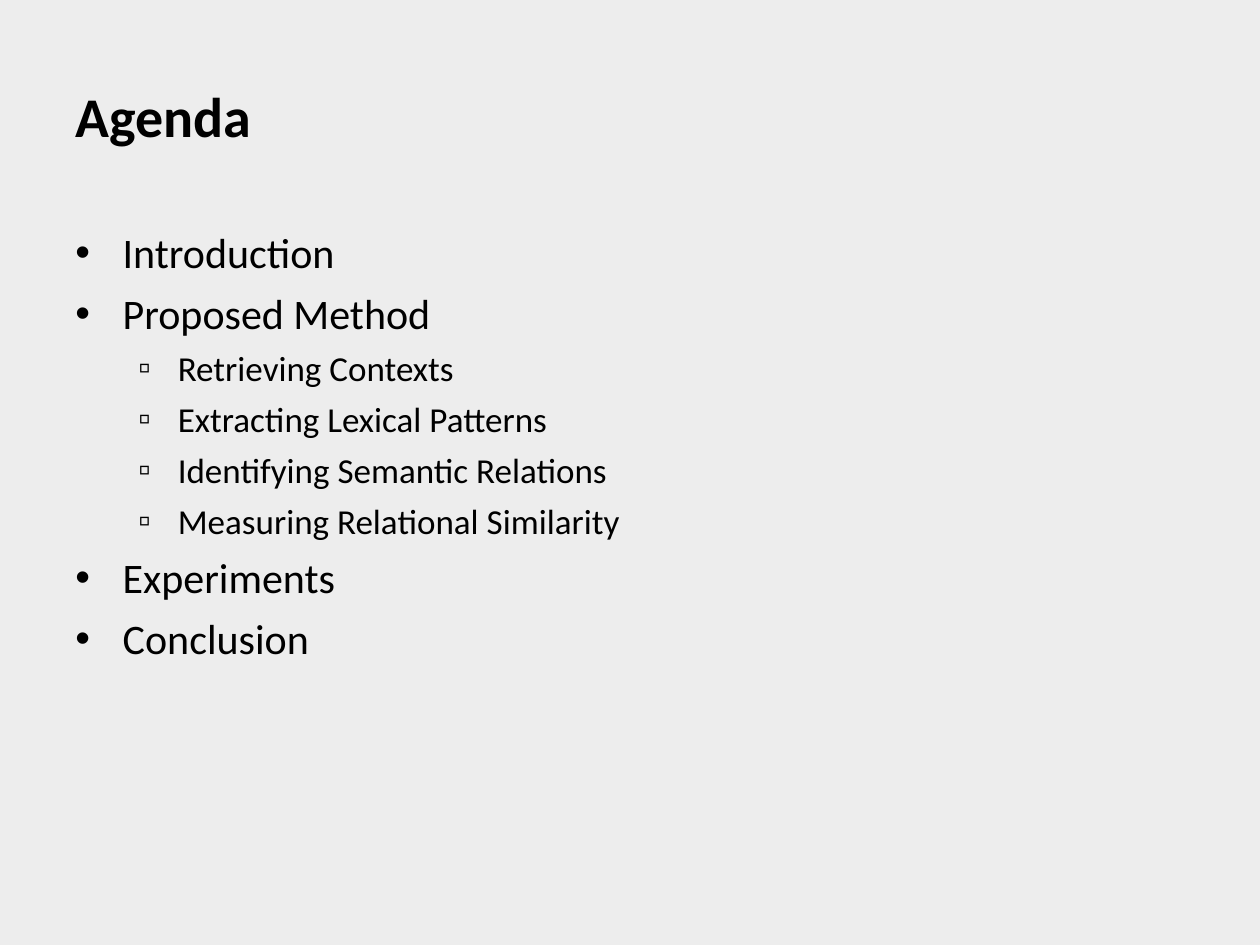
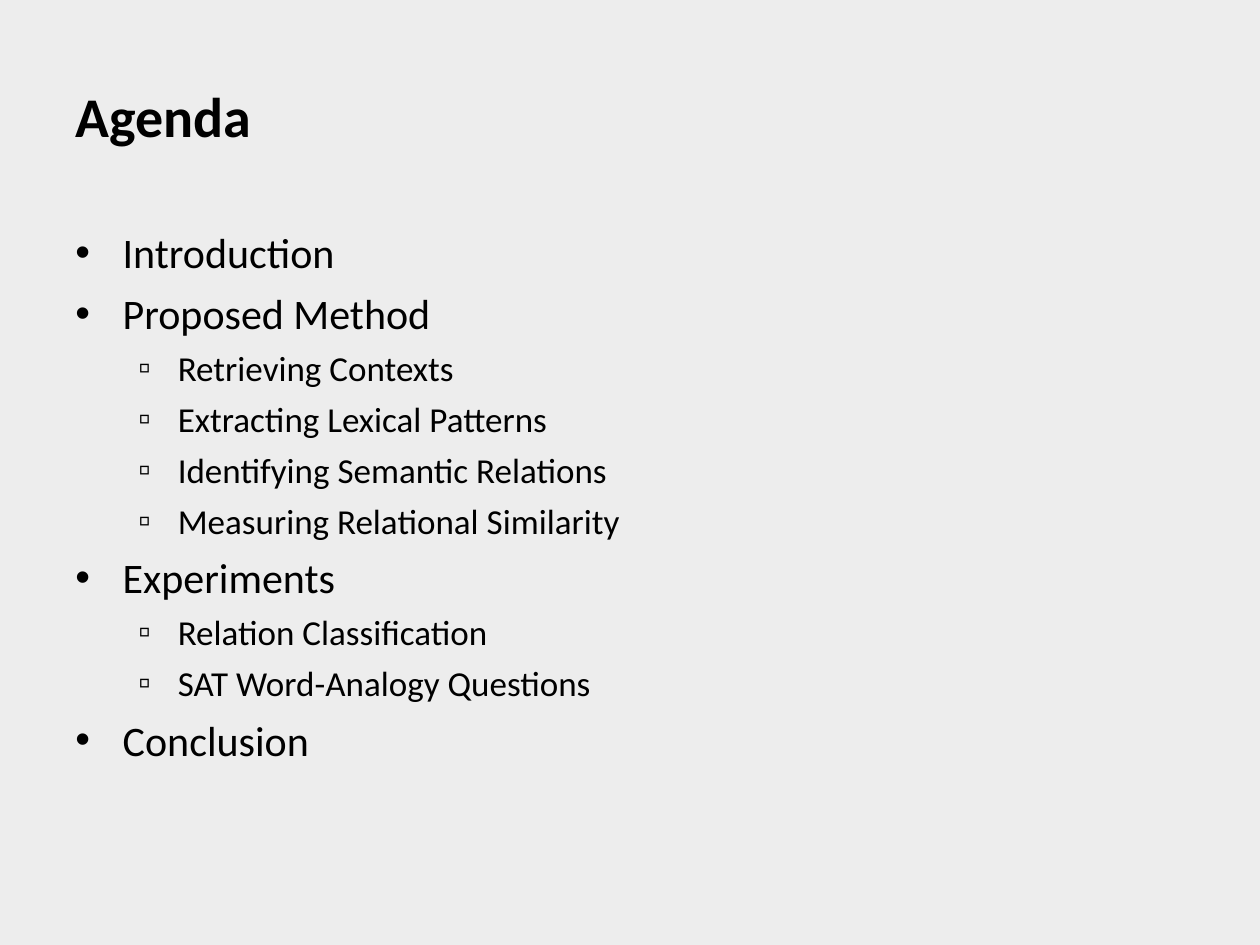
Before and after one commit to henriquekano/horie-dev, a slide deck: slide 2 of 2009.2 ウェブ工学/Relational Similarity.ppt. Drawn at 1260x945 pixels with LibreOffice and Linux fonts; fonts in the diff are those of the drawing; background and template pictures are left out. Boxes give left, top, right and bottom in pixels: in the first picture for what was removed or moved away, otherwise in the second. Text is boxed around its words. In the diff, an @@ line names an element or a change of style, - is before the commit and + after.

```diff
--- a/2009.2 ウェブ工学/Relational Similarity.ppt
+++ b/2009.2 ウェブ工学/Relational Similarity.ppt
@@ text at (x1=178, y1=620, x2=591, y2=702): paragraphs added @@
+  ▫ Relation Classification
+  ▫ SAT Word-Analogy Questions
```
Also in this commit, not shown: 10 other slides changed.
